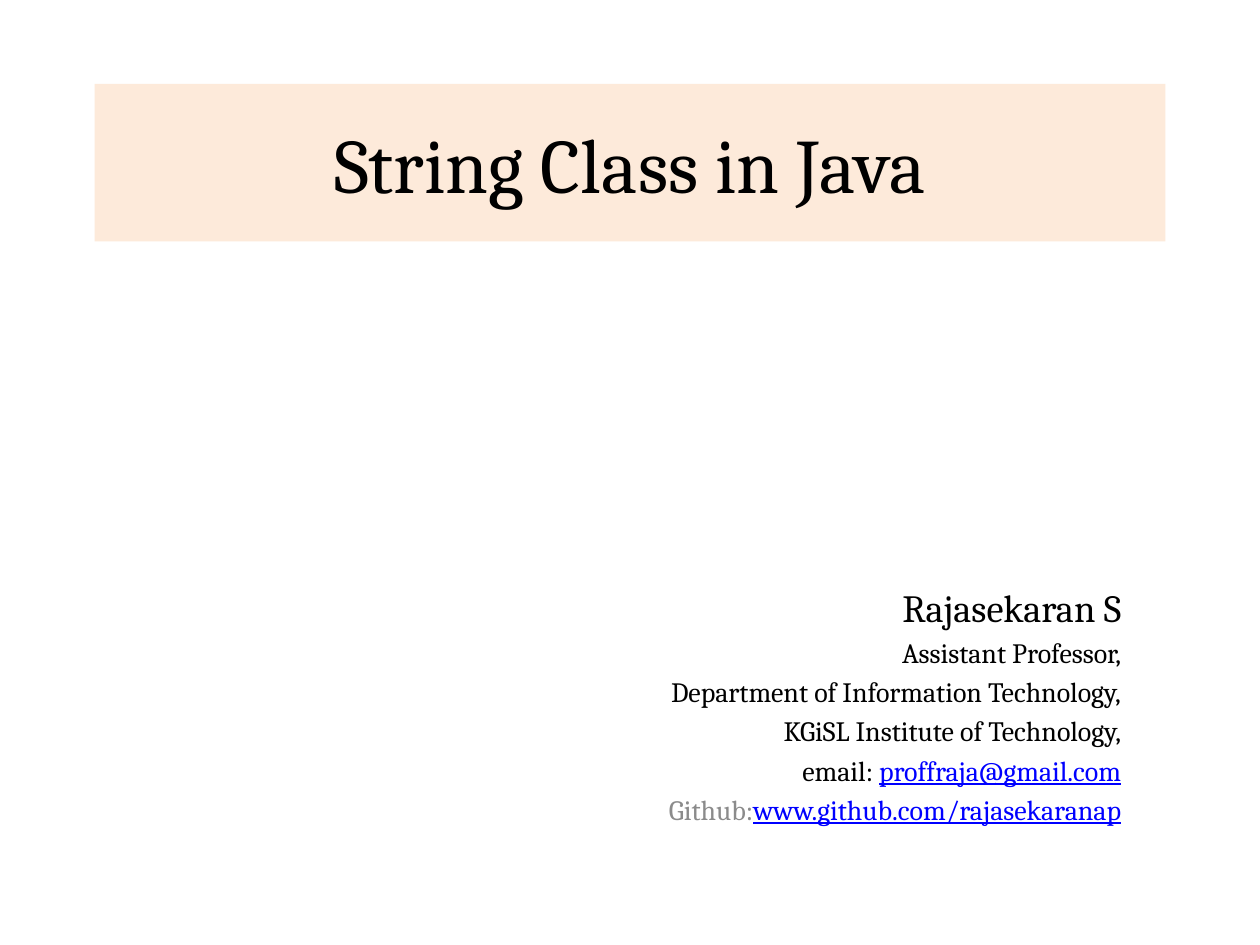
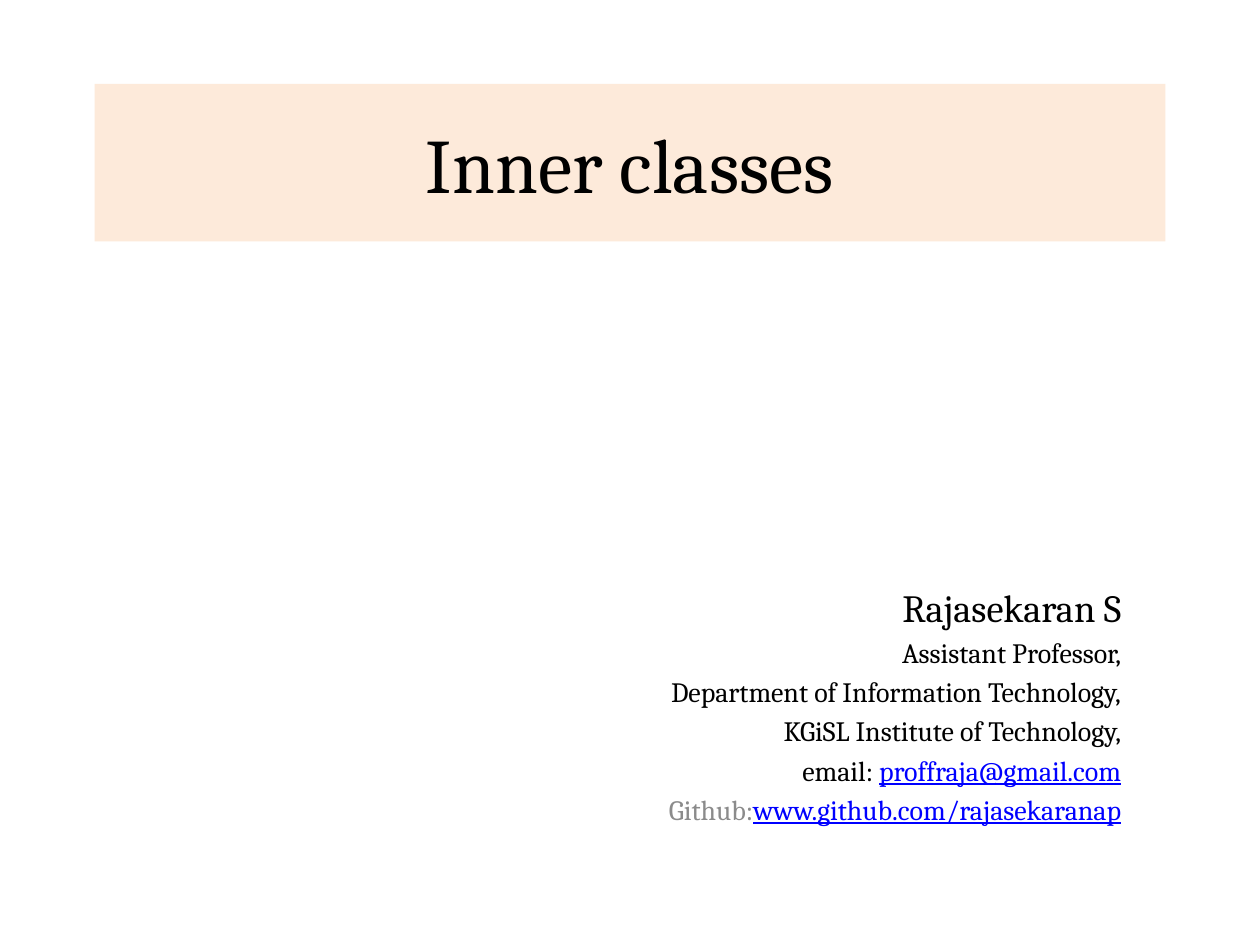
Before and after one commit to rajasekaran36/CS8392-OOPS, a slide deck: slide 1 of Presentations/Unit 2/CS8392-U2-9-String.pptx. Drawn at 1260x945 pixels with LibreOffice and Linux fonts; fonts in the diff are those of the drawing. Boxes give left, top, right and bottom in pixels: in the first picture for what was removed or moved away, otherwise in the second. Text is boxed around its words. In the diff, an @@ line names an element or a change of style, - is before the commit and + after.

```diff
--- a/Presentations/Unit 2/CS8392-U2-9-String.pptx
+++ b/Presentations/Unit 2/CS8392-U2-9-String.pptx
@@ title at <box>426,139,834,194</box>: text changed @@
-String Class in Java
+Inner classes
```
Also in this commit, not shown: 1 other slide changed, 7 slides added, 10 slides removed, 7 other files.
